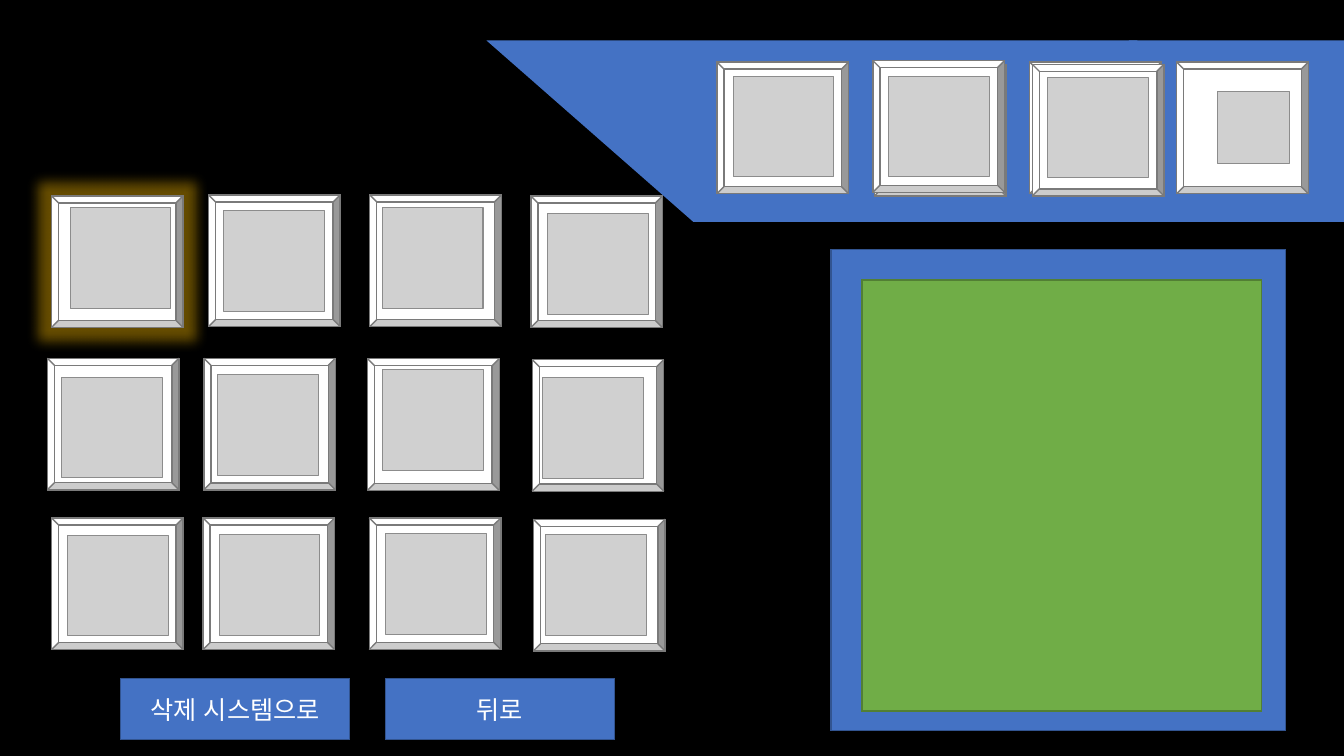
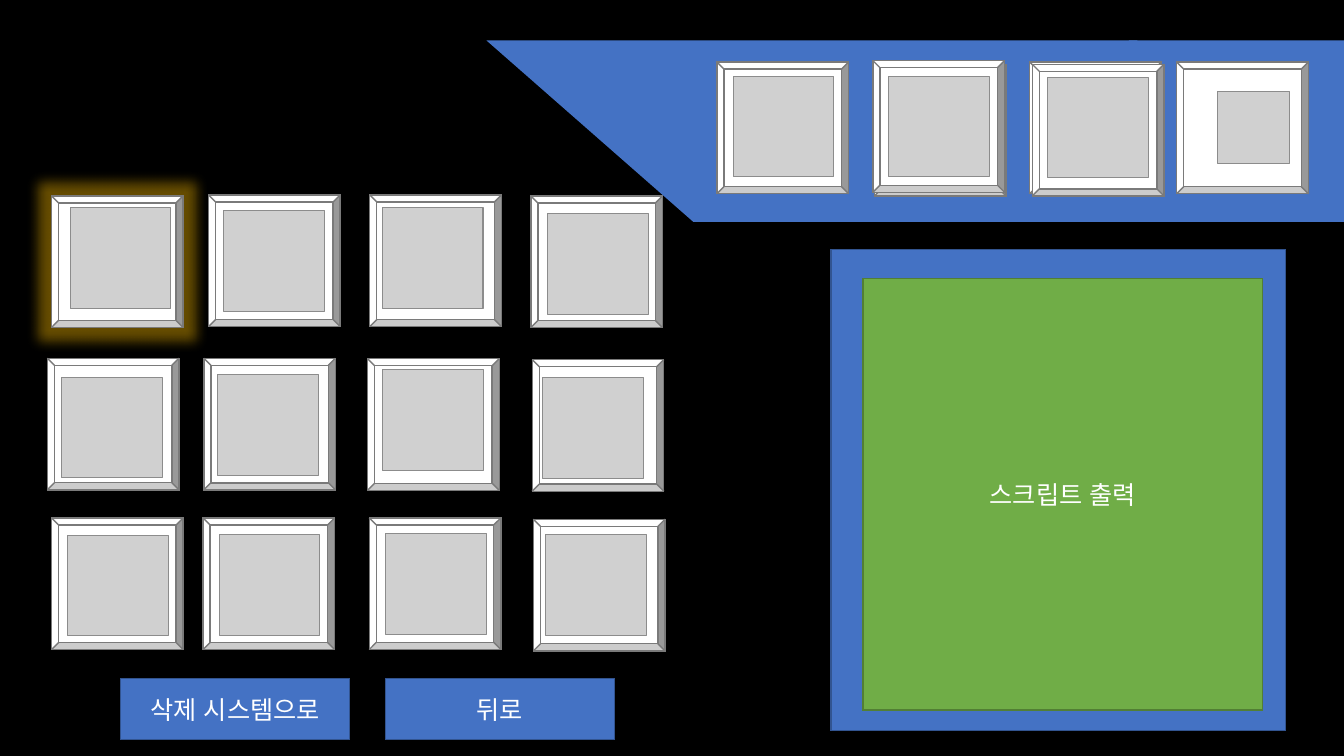
Before and after one commit to WolfPack-1/2D-Side-View-Roguelike, a slide deck: slide 4 of DesignDocs/Design/기획 문서/UI 기획서 초안.pptx. Drawn at 1344x756 pixels with LibreOffice and Linux fonts; fonts in the diff are those of the drawing; grey boxes stand for pictures. Boxes give left, top, right and bottom in pixels: in the first picture for what was removed or moved away, otherwise in the second. Text is boxed around its words. In the diff, an @@ line names an element or a change of style, - is before the commit and + after.

```diff
--- a/DesignDocs/Design/기획 문서/UI 기획서 초안.pptx
+++ b/DesignDocs/Design/기획 문서/UI 기획서 초안.pptx
@@ text in rectangle at [990, 483, 1136, 506]: text added @@
+스크립트 출력
```
Also in this commit, not shown: 5 other slides changed, 2 slides added, 2 slides removed, 4 other files.
